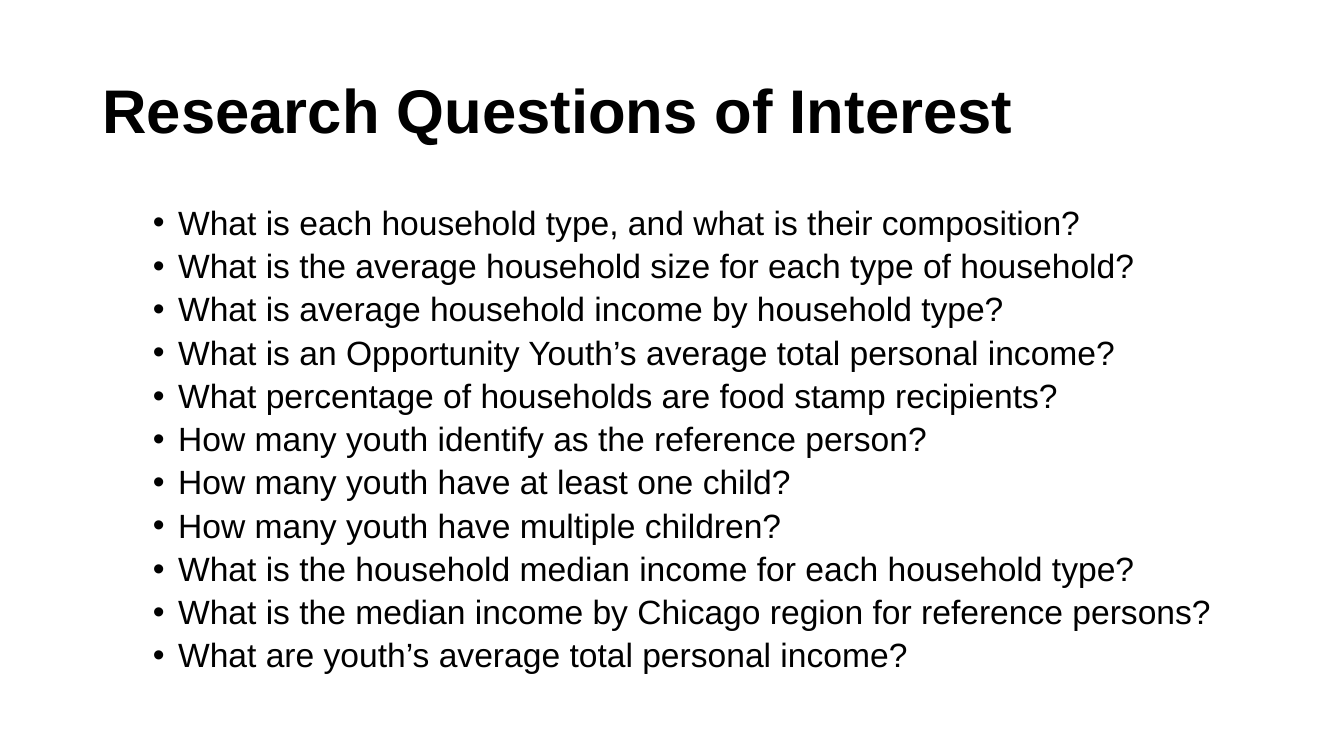
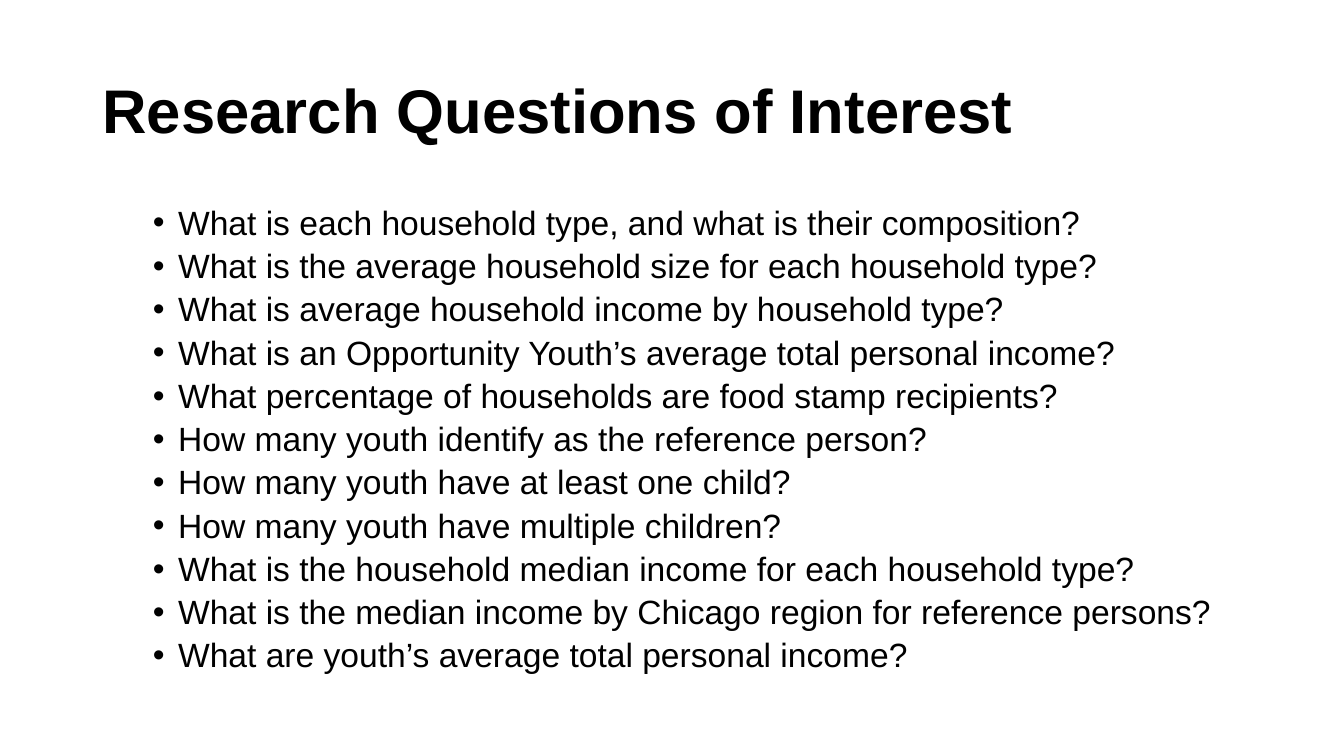
Before and after one commit to ucdiegorubi/oy_census_analysis, a slide deck: slide 3 of create_powerpoint/household_structure_estimates.pptx. Drawn at 1344x756 pixels with LibreOffice and Linux fonts; fonts in the diff are those of the drawing; background and template pictures are left out. Boxes give left, top, right and bottom in pixels: in the first picture for what was removed or moved away, otherwise in the second. Text is boxed around its words. In the diff, an @@ line names an element or a change of style, - is before the commit and + after.

```diff
--- a/create_powerpoint/household_structure_estimates.pptx
+++ b/create_powerpoint/household_structure_estimates.pptx
@@ text at <box>178,253,1097,285</box>: text changed @@
-  • What is the average household size for each type of household?
+  • What is the average household size for each household type?
```
Also in this commit, not shown: 7 other slides changed, 5 other files.
